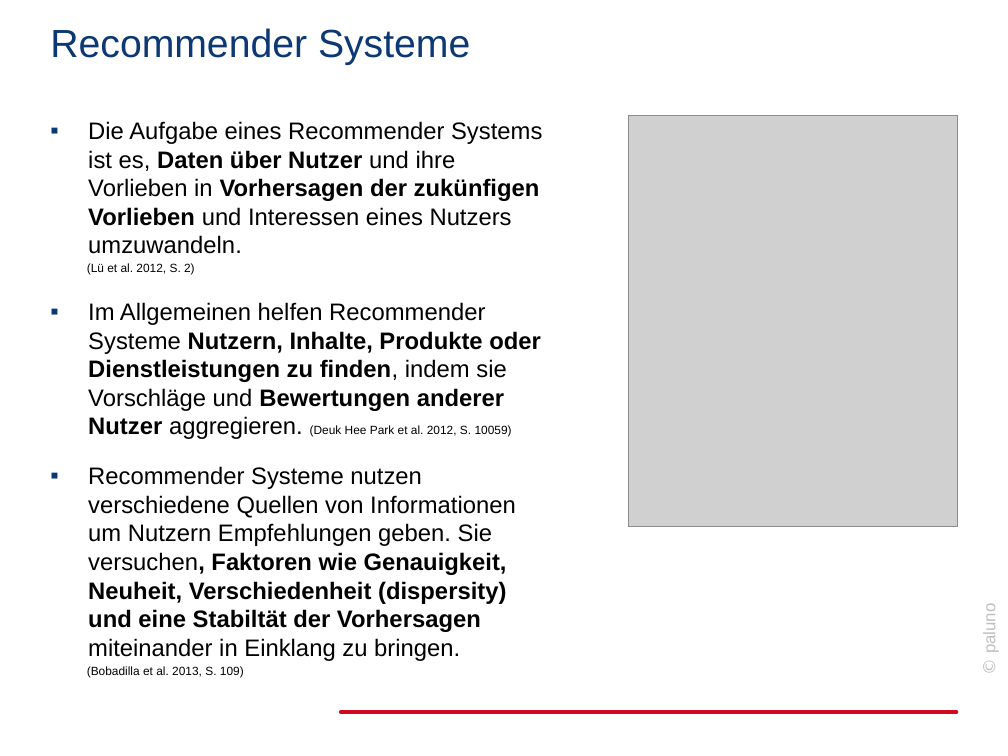
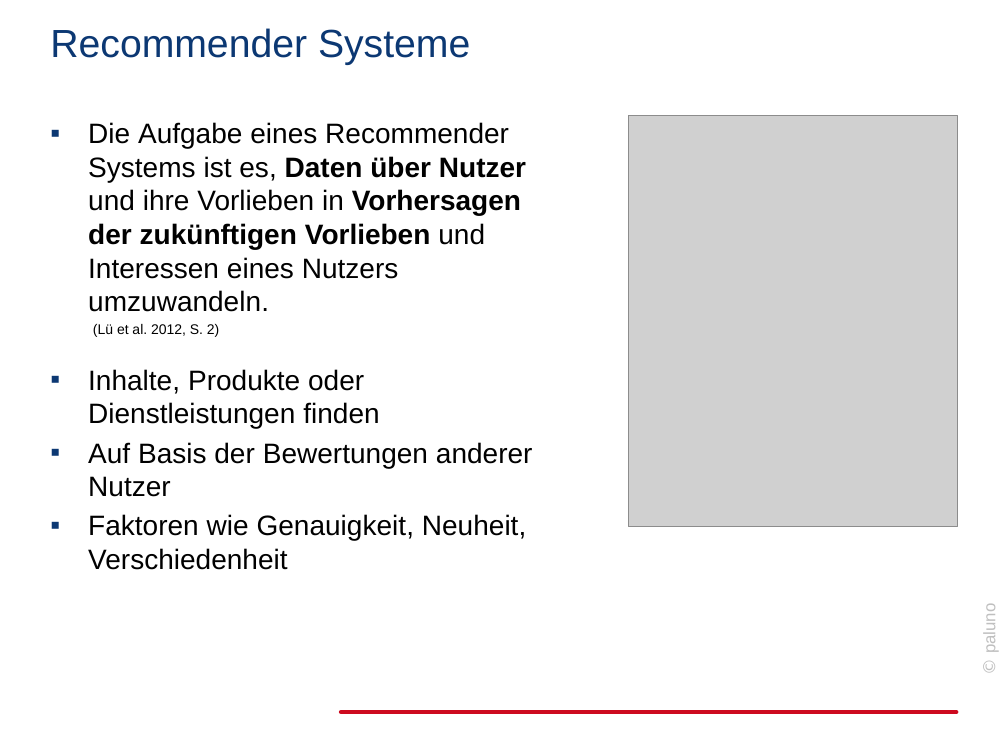
Before and after one commit to jabuettner/citavi, a slide deck: slide 2 of Diss (repo)/Recommender.pptx. Drawn at 1008x756 pixels with LibreOffice and Linux fonts; fonts in the diff are those of the drawing; grey boxes stand for pictures; background and template pictures are left out. Boxes give left, top, right and bottom in pixels: in the first picture for what was removed or moved away, otherwise in the second. Text is boxed around its words. In the diff, an @@ line names an element or a change of style, - is before the commit and + after.

```diff
--- a/Diss (repo)/Recommender.pptx
+++ b/Diss (repo)/Recommender.pptx
@@ text at (x1=88, y1=122, x2=526, y2=312): text changed; size 17 to 20 pt @@
-▪ Die Aufgabe eines Recommender Systems ist es, Daten über Nutzer und ihre Vorlieben in Vorhersagen der zukünfigen Vorlieben und Interessen eines Nutzers umzuwandeln.
+▪ Die Aufgabe eines Recommender Systems ist es, Daten über Nutzer und ihre Vorlieben in Vorhersagen der zukünftigen Vorlieben und Interessen eines Nutzers umzuwandeln.
@@ text at (x1=93, y1=324, x2=219, y2=337): size 8.5 to 10 pt in "(Lü et al. 2012, S. 2)" @@
@@ text at (x1=88, y1=369, x2=533, y2=570): text changed; size 17 to 20 pt @@
-▪ Im Allgemeinen helfen Recommender Systeme Nutzern, Inhalte, Produkte oder Dienstleistungen zu finden, indem sie Vorschläge und Bewertungen anderer Nutzer aggregieren. (Deuk Hee Park et al. 2012, S. 10059)
-▪ Recommender Systeme nutzen verschiedene Quellen von Informationen um Nutzern Empfehlungen geben. Sie versuchen, Faktoren wie Genauigkeit, Neuheit, Verschiedenheit (dispersity) und eine Stabiltät der Vorhersagen miteinander in Einklang zu bringen.
-(Bobadilla et al. 2013, S. 109)
+▪ Inhalte, Produkte oder Dienstleistungen finden
+▪ Auf Basis der Bewertungen anderer Nutzer
+▪ Faktoren wie Genauigkeit, Neuheit, Verschiedenheit
```
Also in this commit, not shown: 15 other slides changed, 2 slides added, 19 other files.
